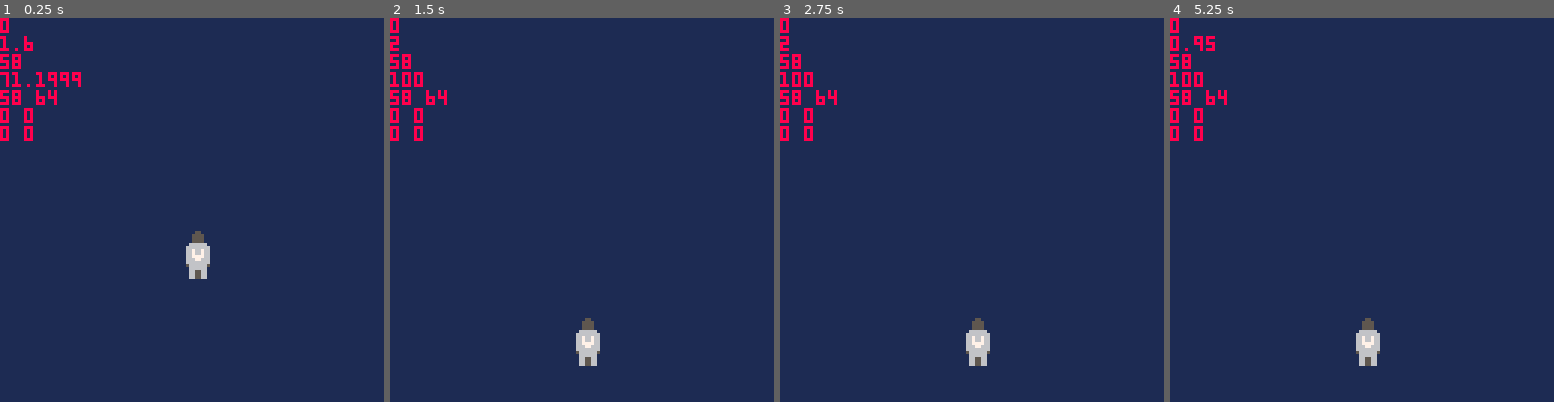
Above: before the commit, frames 1-4 (left to right).
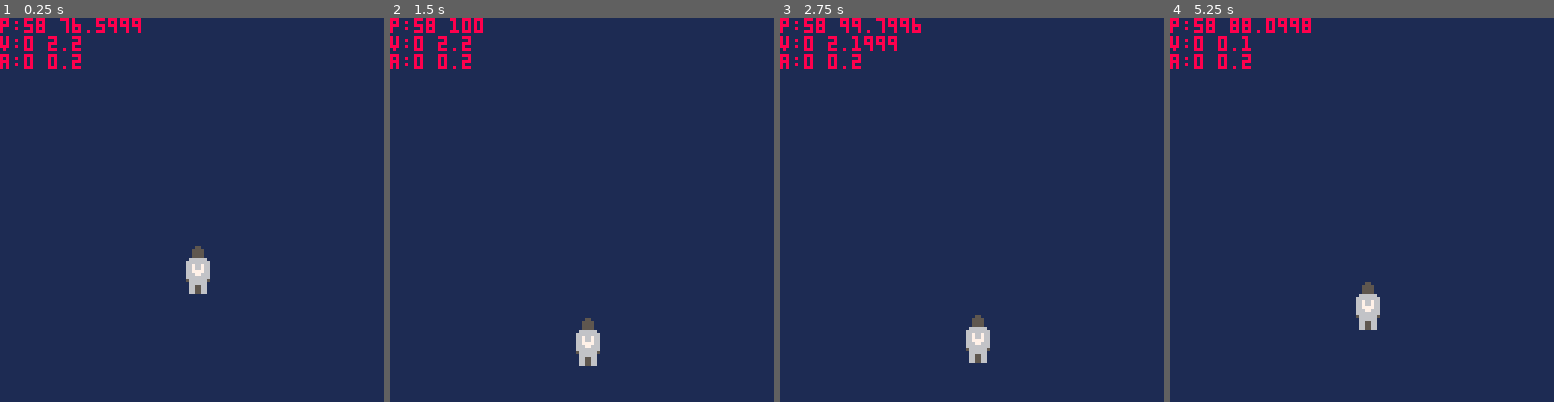
Above: after the commit, the same moments.

Repository: WhiskeyTuesday/pico-8-experiments
Game: PICO-8 cartridge rocketman/rocketmanv0.p8
The game is run twice, just before and just after one commit, with the same random seed, the same clock (stepped at 60 frames per second) and the same inputs.
Inputs:
- Up to frame 1 (0.25 s): no input
- Up to frame 2 (1.5 s): no input
- Up to frame 3 (2.75 s): hold Up 2.15-2.42 s
- Up to frame 4 (5.25 s): hold Down 3.63-3.97 s; hold Up 4.73-5.03 s

The runs differ from the first frame. In frame 1, 2.7% of the frame differs, in the area x 0-55%, y 0-72%; in frame 2, 1.7%; in frame 3, 2.2%; in frame 4, 3.1%, in the area x 0-55%, y 0-91%.

Commit message:
complete refactor to vectors

Diff:
--- a/rocketman/rocketmanv0.p8
+++ b/rocketman/rocketmanv0.p8
@@ -4,13 +4,6 @@
 debug = true
 
 rot = 0
-
-xp = 58
-yp = 64
-
-xa = 0
-ya = 0
-
 spr0 = 1
 
 pos = { 58, 64 }
@@ -21,35 +14,38 @@
 function _update()
 	if btn(⬆️) then
 	 spr0=17
-	 ya = max(ya - 0.25, -3)
+	 vel[2] = max(vel[2] - 0.25, -3)
+	 acc[2] = -0.25
 	 sfx(0)
 	elseif btn(⬇️) then
 	 spr0=33
-	 ya = min(ya + 0.225, 5)
+	 vel[2] = min(vel[2] + 0.225, 5)
+  acc[2] = 0.225
 	 sfx(0)
 	else
-	 ya= min(ya + 0.2, 2)
+	 vel[2] = min(vel[2] + 0.2, 2)
+	 acc[2] = 0.2
 	 spr0=1
 	 sfx(-1)
 	end
-	yp = min(yp+ya, 100)
+	vel[2] = vel[2] + acc[2]
+	pos[2] = min(pos[2] + vel[2], 100)
 end
 
 function _draw()
  cls(1)
- spr(spr0, xp, yp)
-	spr(spr0+1, xp+8,yp)
-	spr(spr0+2, xp, yp+8)
-	spr(spr0+3, xp+8, yp+8)
+ spr(spr0, pos[1], pos[2])
+	spr(spr0+1, pos[1]+8,pos[2])
+	spr(spr0+2, pos[1], pos[2]+8)
+	spr(spr0+3, pos[1]+8, pos[2]+8)
 
 	if debug then
-		print(xa, 0, 0, 8)
-		print(ya)
-		print(xp)
-		print(yp)
-		print(pos[1].." "..pos[2])
-		print(vel[1].." "..vel[2])
-		print(acc[1].." "..acc[2])
+		print(
+		 "p:"..pos[1].." "..pos[2],
+		 0, 0, 8
+		)
+		print("v:"..vel[1].." "..vel[2])
+		print("a:"..acc[1].." "..acc[2])
 	end
 end
 __gfx__
